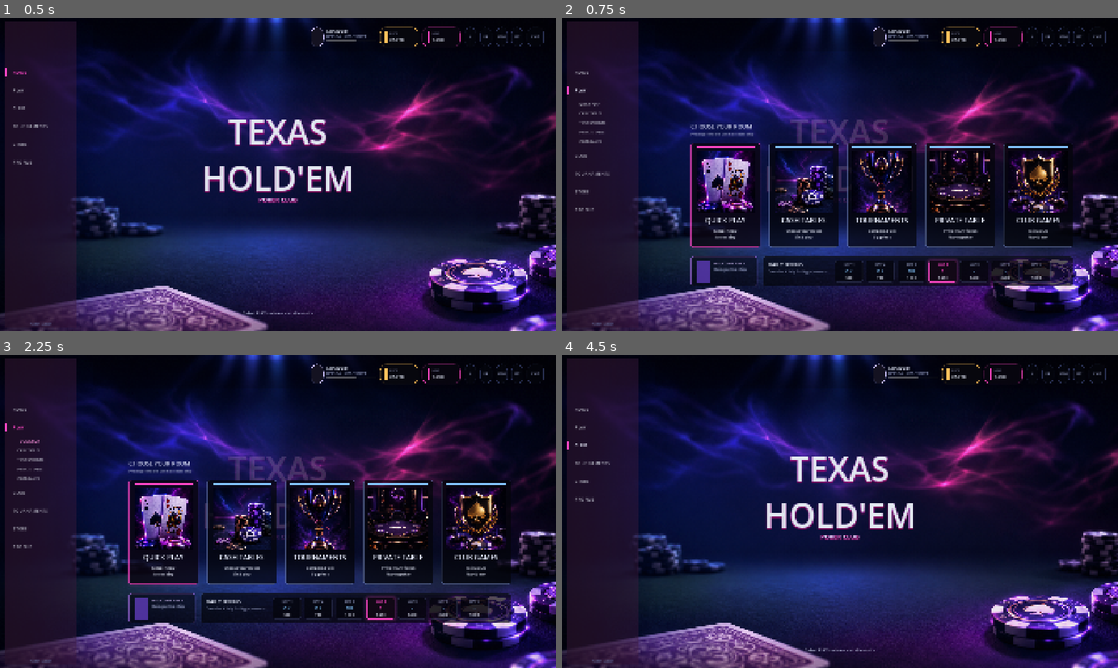
Above: before the commit, frames 1-4 (two rows, left to right).
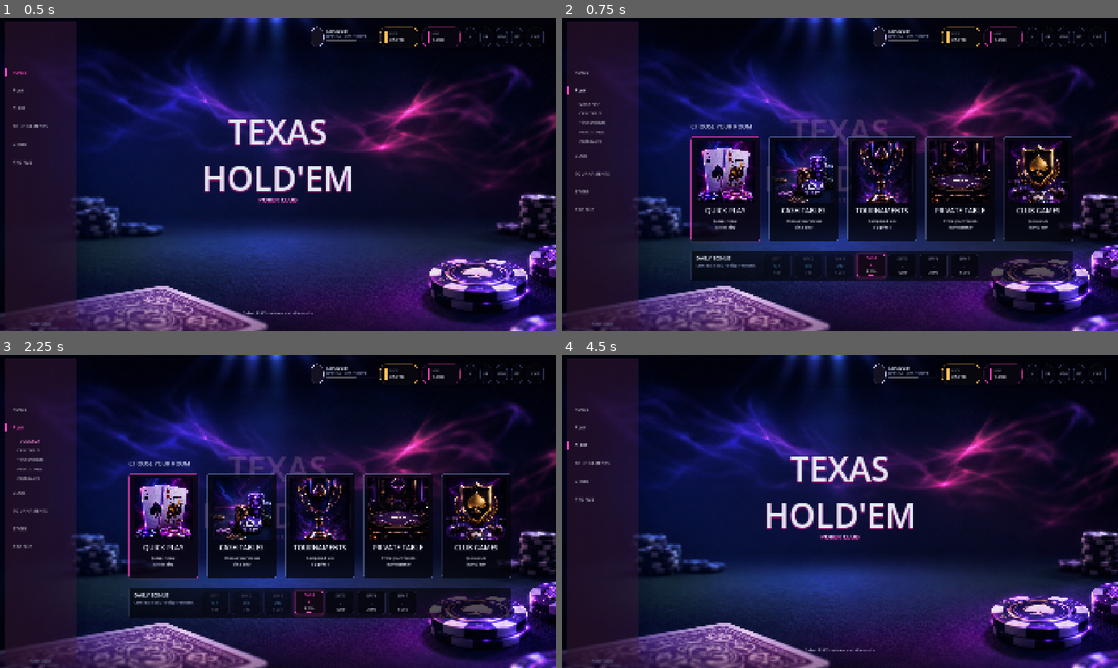
Above: after the commit, the same moments.

Repository: jjbondth18/texas
Game: Godot game, scene res://scenes/screens/home_lobby_screen.tscn
Same seed, same stepped clock (60 frames per second), same inputs: the game is played once before the commit and once after it.
Inputs:
- Up to frame 1 (0.5 s): no input
- Up to frame 2 (0.75 s): click "PLAY" at 0.5 s
- Up to frame 3 (2.25 s): click "PLAY" at 1.25 s; click "QUICK PLAY" at 2 s
- Up to frame 4 (4.5 s): click "QUICK PLAY" at 2.75 s; click "HOME" at 3.5 s; click "CLUB" at 4.25 s

Frame 1 is identical in both runs. In frame 2, 14% of the frame differs, in the area x 23-92%, y 36-86%; in frame 3, 14%; in frame 4, nothing differs.

Commit message:
antigravity rebuild: finish Phase 6 layout, hover wrapper animation, and daily bonus magenta polish

Diff:
--- a/scripts/components/daily_bonus_bar.gd
+++ b/scripts/components/daily_bonus_bar.gd
@@ -5,25 +5,30 @@
 	custom_minimum_size = Vector2(0, 96)
 	mouse_filter = Control.MOUSE_FILTER_IGNORE
 	add_theme_stylebox_override("panel", HomeTheme.make_panel_style(Color(0.006, 0.008, 0.016, 0.65), Color(0.2, 0.24, 0.38, 0.25), 8, 1))
+
 	var row := HBoxContainer.new()
 	row.name = "DailyBonusRow"
 	row.mouse_filter = Control.MOUSE_FILTER_IGNORE
 	row.add_theme_constant_override("separation", 12)
 	add_child(row)
+
 	var copy_box := VBoxContainer.new()
 	copy_box.name = "DailyBonusCopyBox"
 	copy_box.mouse_filter = Control.MOUSE_FILTER_IGNORE
 	copy_box.custom_minimum_size = Vector2(220, 1)
 	row.add_child(copy_box)
+
 	var title := Label.new()
 	title.text = "DAILY BONUS"
 	HomeTheme.make_font_settings(title, 18, HomeTheme.TEXT)
 	copy_box.add_child(title)
+
 	var copy := Label.new()
 	copy.text = "Come back daily for bigger rewards."
 	copy.size_flags_horizontal = Control.SIZE_EXPAND_FILL
 	HomeTheme.make_font_settings(copy, 12, HomeTheme.MUTED)
 	copy_box.add_child(copy)
+
 	for bonus in MockHomeData.DAILY_BONUS:
 		row.add_child(_bonus_cell(bonus))
 
@@ -32,25 +37,43 @@
 	cell.custom_minimum_size = Vector2(96, 68)
 	cell.mouse_filter = Control.MOUSE_FILTER_PASS
 	cell.add_theme_stylebox_override("panel", _cell_style(bonus.get("active", false), false))
+
+	# Fade claimed cells to 0.45 opacity for premium design contrast
+	if bonus.get("claimed", false):
+		cell.modulate.a = 0.45
+
 	var box := VBoxContainer.new()
 	box.alignment = BoxContainer.ALIGNMENT_CENTER
 	box.add_theme_constant_override("separation", 3)
 	cell.add_child(box)
+
 	var day := Label.new()
 	day.text = bonus["day"]
 	day.horizontal_alignment = HORIZONTAL_ALIGNMENT_CENTER
 	HomeTheme.make_font_settings(day, 11, HomeTheme.PINK if bonus.get("active", false) else HomeTheme.MUTED)
 	box.add_child(day)
+
 	var mark := Label.new()
 	mark.text = "OK" if bonus.get("claimed", false) else ("*" if bonus.get("active", false) else "-")
 	mark.horizontal_alignment = HORIZONTAL_ALIGNMENT_CENTER
 	HomeTheme.make_font_settings(mark, 16, HomeTheme.PINK if bonus.get("active", false) else HomeTheme.CYAN)
 	box.add_child(mark)
+
 	var amount := Label.new()
 	amount.text = bonus["amount"]
 	amount.horizontal_alignment = HORIZONTAL_ALIGNMENT_CENTER
 	HomeTheme.make_font_settings(amount, 12, HomeTheme.TEXT)
 	box.add_child(amount)
+
+	# Add a neat horizontal Magenta highlight indicator mark under the text for the active day
+	if bonus.get("active", false):
+		var active_indicator := ColorRect.new()
+		active_indicator.custom_minimum_size = Vector2(16, 2)
+		active_indicator.size_flags_horizontal = Control.SIZE_SHRINK_CENTER
+		active_indicator.color = HomeTheme.PINK
+		active_indicator.mouse_filter = Control.MOUSE_FILTER_IGNORE
+		box.add_child(active_indicator)
+
 	cell.mouse_entered.connect(func() -> void: cell.add_theme_stylebox_override("panel", _cell_style(bonus.get("active", false), true)))
 	cell.mouse_exited.connect(func() -> void: cell.add_theme_stylebox_override("panel", _cell_style(bonus.get("active", false), false)))
 	return cell
--- a/scripts/components/mode_card.gd
+++ b/scripts/components/mode_card.gd
@@ -6,12 +6,14 @@
 var mode_id := ""
 var _featured := false
 var _image_path := ""
-var _visual: PanelContainer
-var _image: TextureRect
-var _title: Label
-var _subtitle: Label
-var _accent: ColorRect
-var _visual_base_position := Vector2.ZERO
+
+var _hover_wrapper: Control
+var _glass_panel: PanelContainer
+var _illustration: TextureRect
+var _title_label: Label
+var _subtitle_label: Label
+
+var _hover_tween: Tween
 
 func _ready() -> void:
 	custom_minimum_size = Vector2(240, 360)
@@ -19,40 +21,55 @@
 	size_flags_vertical = Control.SIZE_SHRINK_BEGIN
 	mouse_default_cursor_shape = Control.CURSOR_POINTING_HAND
 	add_theme_stylebox_override("panel", StyleBoxEmpty.new())
-	_visual = PanelContainer.new()
-	_visual.name = "CardVisual"
-	_visual.set_anchors_preset(Control.PRESET_FULL_RECT)
-	_visual.mouse_filter = Control.MOUSE_FILTER_IGNORE
-	_visual.pivot_offset = custom_minimum_size * 0.5
-	_visual.add_theme_stylebox_override("panel", _style(false))
-	add_child(_visual)
+
+	_hover_wrapper = Control.new()
+	_hover_wrapper.name = "HoverWrapper"
+	_hover_wrapper.custom_minimum_size = Vector2(240, 360)
+	_hover_wrapper.size = Vector2(240, 360)
+	_hover_wrapper.pivot_offset = Vector2(120, 180)
+	_hover_wrapper.mouse_filter = Control.MOUSE_FILTER_IGNORE
+	add_child(_hover_wrapper)
+
+	_glass_panel = PanelContainer.new()
+	_glass_panel.name = "DarkGlassPanel"
+	_glass_panel.set_anchors_preset(Control.PRESET_FULL_RECT)
+	_glass_panel.mouse_filter = Control.MOUSE_FILTER_IGNORE
+	_glass_panel.add_theme_stylebox_override("panel", _style(false))
+	_hover_wrapper.add_child(_glass_panel)
+
 	var box := VBoxContainer.new()
+	box.name = "CardBox"
+	box.mouse_filter = Control.MOUSE_FILTER_IGNORE
 	box.add_theme_constant_override("separation", 10)
-	_visual.add_child(box)
-	_accent = ColorRect.new()
-	_accent.color = HomeTheme.PINK
-	_accent.custom_minimum_size = Vector2(1, 3)
-	box.add_child(_accent)
-	_image = TextureRect.new()
-	_image.custom_minimum_size = Vector2(1, 214)
-	_image.expand_mode = TextureRect.EXPAND_IGNORE_SIZE
-	_image.stretch_mode = TextureRect.STRETCH_KEEP_ASPECT_COVERED
-	_image.mouse_filter = Control.MOUSE_FILTER_IGNORE
-	box.add_child(_image)
-	_title = Label.new()
-	_title.autowrap_mode = TextServer.AUTOWRAP_WORD_SMART
-	_title.horizontal_alignment = HORIZONTAL_ALIGNMENT_CENTER
-	HomeTheme.make_font_settings(_title, 24)
-	box.add_child(_title)
-	_subtitle = Label.new()
-	_subtitle.autowrap_mode = TextServer.AUTOWRAP_WORD_SMART
-	_subtitle.horizontal_alignment = HORIZONTAL_ALIGNMENT_CENTER
-	HomeTheme.make_font_settings(_subtitle, 13, HomeTheme.TEXT)
-	box.add_child(_subtitle)
+	_glass_panel.add_child(box)
+
+	_illustration = TextureRect.new()
+	_illustration.name = "Illustration"
+	_illustration.custom_minimum_size = Vector2(1, 214)
+	_illustration.expand_mode = TextureRect.EXPAND_IGNORE_SIZE
+	_illustration.stretch_mode = TextureRect.STRETCH_KEEP_ASPECT_COVERED
+	_illustration.mouse_filter = Control.MOUSE_FILTER_IGNORE
+	box.add_child(_illustration)
+
+	_title_label = Label.new()
+	_title_label.name = "TitleLabel"
+	_title_label.autowrap_mode = TextServer.AUTOWRAP_WORD_SMART
+	_title_label.horizontal_alignment = HORIZONTAL_ALIGNMENT_CENTER
+	_title_label.mouse_filter = Control.MOUSE_FILTER_IGNORE
+	HomeTheme.make_font_settings(_title_label, 24)
+	box.add_child(_title_label)
+
+	_subtitle_label = Label.new()
+	_subtitle_label.name = "SubtitleLabel"
+	_subtitle_label.autowrap_mode = TextServer.AUTOWRAP_WORD_SMART
+	_subtitle_label.horizontal_alignment = HORIZONTAL_ALIGNMENT_CENTER
+	_subtitle_label.mouse_filter = Control.MOUSE_FILTER_IGNORE
+	HomeTheme.make_font_settings(_subtitle_label, 13, HomeTheme.TEXT)
+	box.add_child(_subtitle_label)
+
 	mouse_entered.connect(_hover.bind(true))
 	mouse_exited.connect(_hover.bind(false))
 	gui_input.connect(_on_gui_input)
-	call_deferred("_capture_visual_base")
 
 func configure(data: Dictionary) -> void:
 	mode_id = data["id"]
@@ -60,22 +77,15 @@
 	_image_path = data.get("image", "")
 	if not is_node_ready():
 		await ready
-	_title.text = data["title"]
-	_subtitle.text = data["subtitle"]
-	_accent.color = HomeTheme.PINK if _featured else HomeTheme.CYAN
+	_title_label.text = data["title"]
+	_subtitle_label.text = data["subtitle"]
 	if _image_path != "":
-		_image.texture = load(_image_path)
-	_visual.add_theme_stylebox_override("panel", _style(false))
+		_illustration.texture = load(_image_path)
+	_glass_panel.add_theme_stylebox_override("panel", _style(false))
 	queue_redraw()
 
-func _capture_visual_base() -> void:
-	_visual_base_position = _visual.position
-	_visual.pivot_offset = _visual.size * 0.5
-
-var _hover_tween: Tween
-
 func _hover(value: bool) -> void:
-	_visual.add_theme_stylebox_override("panel", _style(value))
+	_glass_panel.add_theme_stylebox_override("panel", _style(value))
 	if _hover_tween:
 		_hover_tween.kill()
 
@@ -83,8 +93,8 @@
 	var target_scale := Vector2(1.025, 1.025) if value else Vector2.ONE
 	var target_modulate := Color(1.05, 1.05, 1.05, 1.0) if value else Color.WHITE
 
-	_hover_tween.tween_property(_visual, "scale", target_scale, 0.15).set_trans(Tween.TRANS_CUBIC).set_ease(Tween.EASE_OUT)
-	_hover_tween.tween_property(_visual, "modulate", target_modulate, 0.15).set_trans(Tween.TRANS_CUBIC).set_ease(Tween.EASE_OUT)
+	_hover_tween.tween_property(_hover_wrapper, "scale", target_scale, 0.15).set_trans(Tween.TRANS_CUBIC).set_ease(Tween.EASE_OUT)
+	_hover_tween.tween_property(_hover_wrapper, "modulate", target_modulate, 0.15).set_trans(Tween.TRANS_CUBIC).set_ease(Tween.EASE_OUT)
 
 func _on_gui_input(event: InputEvent) -> void:
 	if event is InputEventMouseButton and event.button_index == MOUSE_BUTTON_LEFT and event.pressed:
@@ -113,13 +123,13 @@
 func set_visual_reveal_offset(offset_y: float) -> void:
 	if not is_node_ready():
 		await ready
-	_visual.position = _visual_base_position + Vector2(0, offset_y)
+	_hover_wrapper.position = Vector2(0, offset_y)
 
 func tween_visual_reveal(delay: float) -> Tween:
-	_visual.modulate.a = 1.0
-	_visual.position = _visual_base_position
-	_visual.scale = Vector2.ONE
-	var tween := _visual.create_tween()
+	_hover_wrapper.modulate.a = 1.0
+	_hover_wrapper.position = Vector2.ZERO
+	_hover_wrapper.scale = Vector2.ONE
+	var tween := _hover_wrapper.create_tween()
 	return tween
 
 func set_hover_preview(value: bool) -> void:
--- a/scripts/screens/home_lobby_screen.gd
+++ b/scripts/screens/home_lobby_screen.gd
@@ -205,34 +205,21 @@
 	_play_panel.custom_minimum_size = Vector2(0, 580)
 	_play_panel.add_theme_stylebox_override("panel", HomeTheme.make_panel_style(Color(0.004, 0.006, 0.016, 0.0), Color(0.2, 0.28, 0.6, 0.0), 8, 0))
 	_lobby_ui_root.add_child(_play_panel)
+
 	var content := VBoxContainer.new()
-	content.name = "PlayContent"
+	content.name = "ContentColumn"
 	content.mouse_filter = Control.MOUSE_FILTER_IGNORE
 	content.size_flags_horizontal = Control.SIZE_SHRINK_CENTER
 	content.custom_minimum_size = Vector2(1320, 0)
 	content.add_theme_constant_override("separation", 22)
 	_play_panel.add_child(content)
-	var header := HBoxContainer.new()
-	header.name = "PlayHeader"
-	header.mouse_filter = Control.MOUSE_FILTER_IGNORE
-	content.add_child(header)
-	var title_box := VBoxContainer.new()
-	title_box.name = "PlayTitleBox"
-	title_box.mouse_filter = Control.MOUSE_FILTER_IGNORE
-	title_box.size_flags_horizontal = Control.SIZE_EXPAND_FILL
-	header.add_child(title_box)
+
 	var title := Label.new()
-	title.name = "PlayTitle"
+	title.name = "ChooseRoomTitle"
 	title.mouse_filter = Control.MOUSE_FILTER_IGNORE
 	title.text = "CHOOSE YOUR ROOM"
 	HomeTheme.make_font_settings(title, 20, Color(0.9, 0.92, 1.0, 0.9))
-	title_box.add_child(title)
-	var sub := Label.new()
-	sub.name = "PlaySubtitle"
-	sub.mouse_filter = Control.MOUSE_FILTER_IGNORE
-	sub.text = "Prototype modes use mock data only."
-	HomeTheme.make_font_settings(sub, 12, HomeTheme.MUTED)
-	title_box.add_child(sub)
+	content.add_child(title)
 
 	var card_row := HBoxContainer.new()
 	card_row.name = "ModeCardRow"
@@ -249,45 +236,11 @@
 		_mode_cards.append(card)
 		card_row.add_child(card)
 
-	var bottom_row := HBoxContainer.new()
-	bottom_row.name = "ExpandedBottomRow"
-	bottom_row.mouse_filter = Control.MOUSE_FILTER_IGNORE
-	bottom_row.add_theme_constant_override("separation", 18)
-	content.add_child(bottom_row)
-	_welcome_pack = _build_welcome_pack_card()
-	bottom_row.add_child(_welcome_pack)
 	_daily_bonus = preload("res://scenes/components/daily_bonus_bar.tscn").instantiate()
 	_daily_bonus.name = "DailyBonusBar"
 	_daily_bonus.size_flags_horizontal = Control.SIZE_EXPAND_FILL
-	bottom_row.add_child(_daily_bonus)
-
-func _build_welcome_pack_card() -> PanelContainer:
-	var card := PanelContainer.new()
-	card.name = "WelcomePackCard"
-	card.custom_minimum_size = Vector2(230, 96)
-	card.mouse_filter = Control.MOUSE_FILTER_IGNORE
-	card.add_theme_stylebox_override("panel", HomeTheme.make_panel_style(Color(0.016, 0.018, 0.048, 0.56), Color(0.74, 0.48, 1.0, 0.28), 8, 1))
-	var row := HBoxContainer.new()
-	row.add_theme_constant_override("separation", 12)
-	card.add_child(row)
-	var chip := ColorRect.new()
-	chip.custom_minimum_size = Vector2(48, 64)
-	chip.color = Color(0.42, 0.26, 0.82, 0.70)
-	chip.mouse_filter = Control.MOUSE_FILTER_IGNORE
-	row.add_child(chip)
-	var copy := VBoxContainer.new()
-	copy.size_flags_horizontal = Control.SIZE_EXPAND_FILL
-	row.add_child(copy)
-	var title := Label.new()
-	title.text = "WELCOME PACK"
-	HomeTheme.make_font_settings(title, 14, Color(0.86, 0.78, 1.0, 0.95))
-	copy.add_child(title)
-	var body := Label.new()
-	body.text = "Claim your free chips."
-	body.autowrap_mode = TextServer.AUTOWRAP_WORD_SMART
-	HomeTheme.make_font_settings(body, 11, Color(0.72, 0.76, 0.92, 0.82))
-	copy.add_child(body)
-	return card
+	content.add_child(_daily_bonus)
+
 
 func _build_foreground() -> void:
 	_foreground_decor = TextureRect.new()
Binary file changed: docs/screenshots/runtime_play_expanded.png
Binary file changed: docs/screenshots/runtime_play_expanded_hover.png
